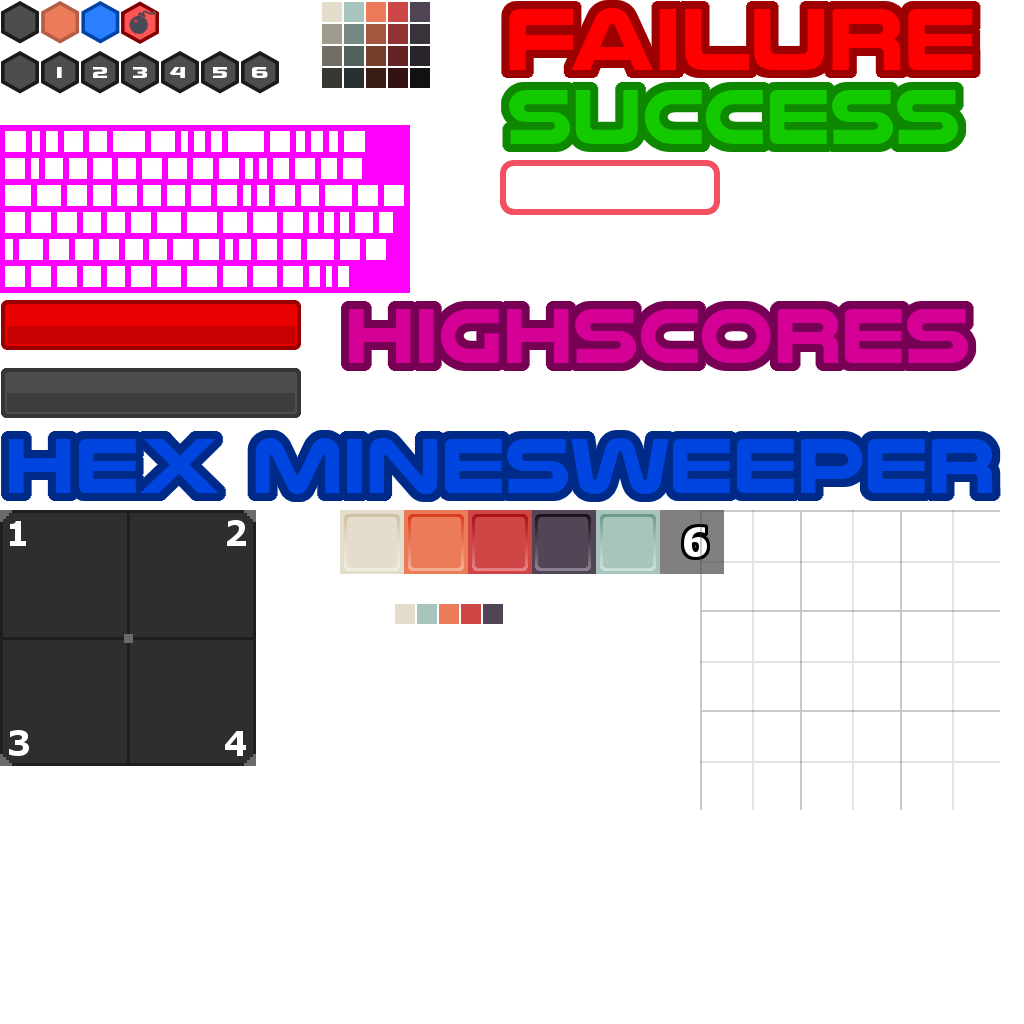
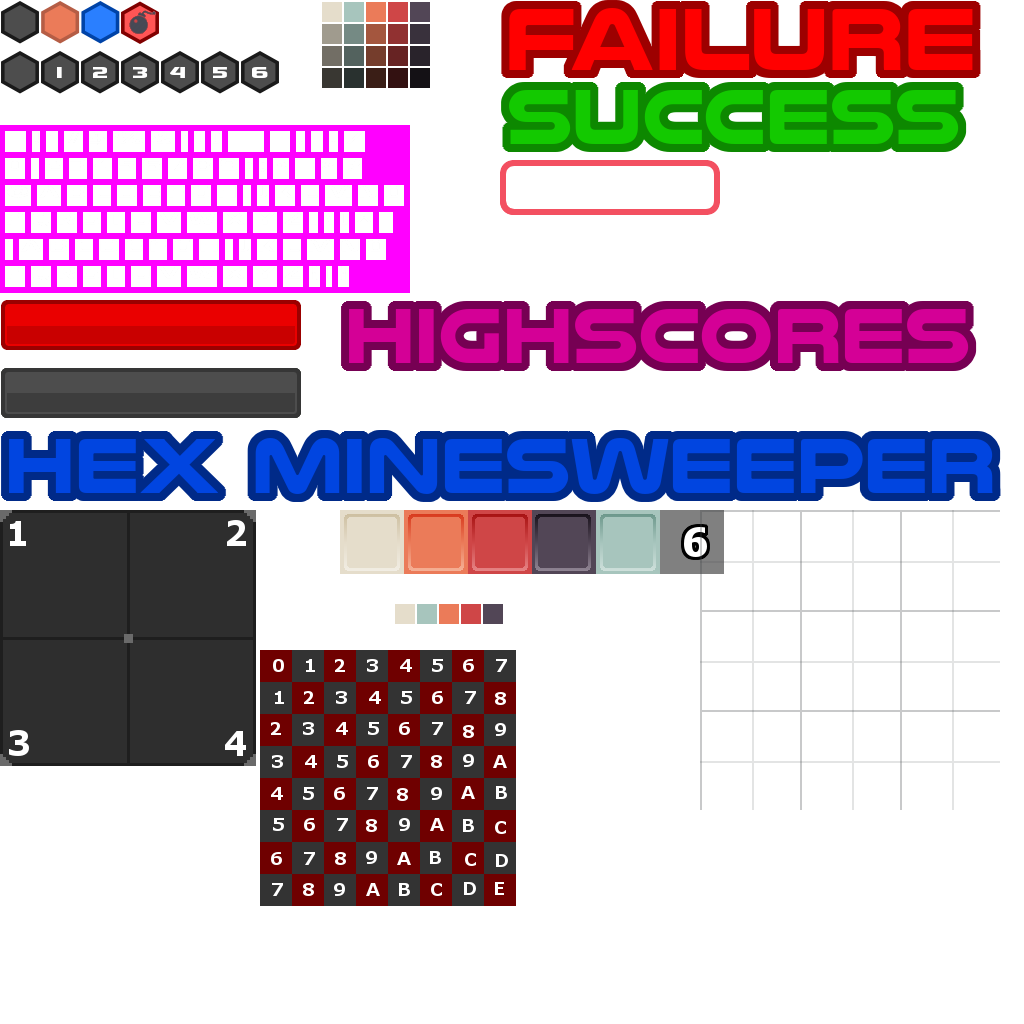
Before/after of a w=1024, h=1024 layered artwork. What changed in the layer stack:
added layer "0 1 2 3 4 5 6 7 8 9" above "Ebene #14" over <box>271,659,508,896</box>
added layer "Ebene #14" above "Ebene #13" over <box>260,650,516,906</box>
